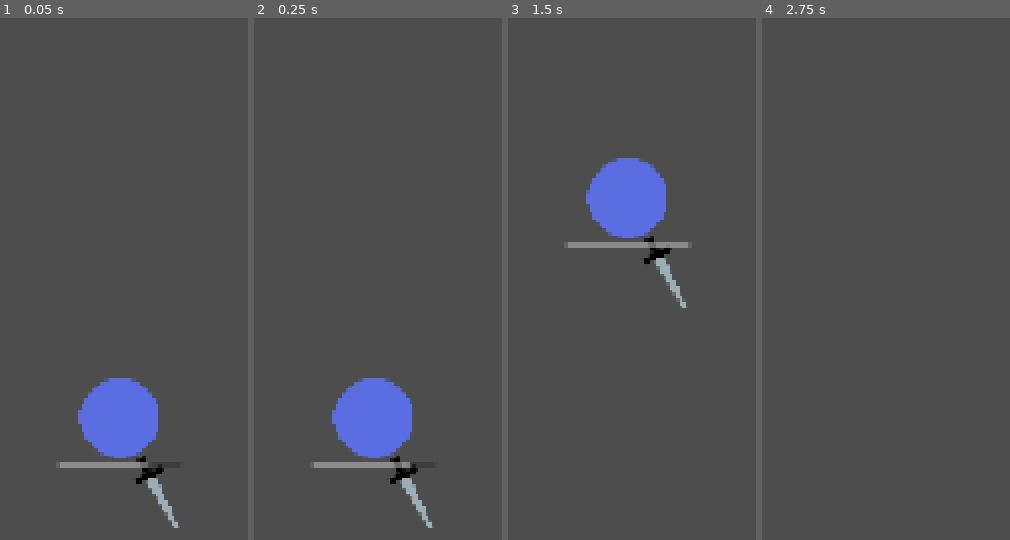
Above: before the commit, frames 1-4 (left to right).
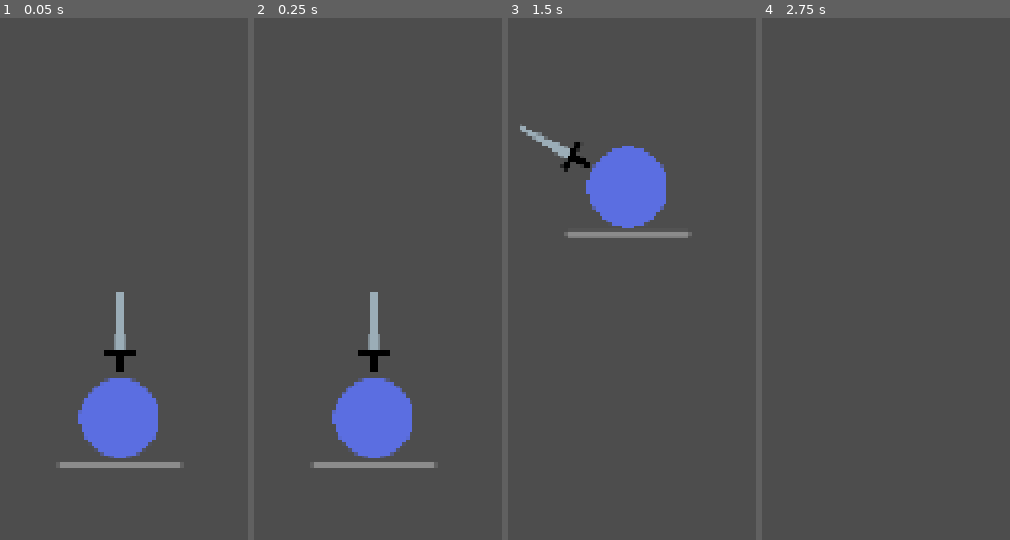
Above: after the commit, the same moments.

Repository: Traeves/Wakagashira
Game: Godot game, scene res://demo_scene.tscn
Same seed, same stepped clock (60 frames per second), same inputs: the game is played once before the commit and once after it.
Inputs (mouse positions are in pixels of both pictures, inside the frame that each line leads up to):
- Up to frame 1 (0.05 s): no input
- Up to frame 2 (0.25 s): no input
- Up to frame 3 (1.5 s): tap Enter at 0.5 s; move the mouse to (outside the picture) at 0.52 s; hold ` (toggle_capture, bound only after the commit) 0.53-1.28 s; hold W (up) from 0.53 s (still down); move the mouse to (627, 472) at 1.27 s; tap ` (toggle_capture, bound only after the commit) at 1.35 s
- Up to frame 4 (2.75 s): keep holding W (up); move the mouse to (1002, 451) at 2.02 s; hold ` (toggle_capture, bound only after the commit) from 2.03 s (still down)

The runs differ from the first frame. In frame 1, 1.4% of the frame differs, in the area x 41-75%, y 52-98%; in frame 2, 1.4%; in frame 3, 3.6%, in the area x 4-75%, y 20-56%; in frame 4, nothing differs.

Commit message:
Mouse capture and Mouse movement handling implemented
Mouse X component rotates sword side to side currently. May want to add Y component as well? Extends sword or something.

Diff:
--- a/player.gd
+++ b/player.gd
@@ -1,36 +1,44 @@
 extends CharacterBody2D
 
+## How fast the player moves.
+@export var move_speed = 200.0
+## How much max stamina the player has.
+@export var max_stamina: float = 100.0
+## How sensitive the mouse is (Greater values mean less sensitive).
+@export var swing_deadzone: float = 2.0
+## How fast the player's stamina regenerates.
+@export var stamina_regen_rate: float = 20.0
+## A constant to multiply the mouse movement by to determine the stamina cost of a swing.
+@export var swing_stamina_cost: float = 0.15
 
-@export var move_speed = 200.0
-@export var max_stamina: float = 100.0
-@export var stamina_regen_rate: float = 20.0
-@export var swing_stamina_cost: float = 0.15
-@export var swing_reduction: float = 10.0
 
 @onready var sword := $Sword
 @onready var stamina_bar := $StaminaBar
 
 
 var current_stamina: float
-var last_mouse_position : Vector2
+var mouse_direction : Vector2
+var captured : bool = false
+var mouse_delta: Vector2 = Vector2.ZERO
+
 
 func _ready() -> void:
 	current_stamina = max_stamina
-
 	stamina_bar.max_value = max_stamina
 	stamina_bar.value = current_stamina
 
-	Input.mouse_mode = Input.MOUSE_MODE_CAPTURED
 
 func _physics_process(delta: float) -> void:
-	# 1. Get the mouse movement vector
-	var mouse_movement = get_mouse_direction()
-	# 2. Get the magnitude of the swing using .length()
-	var swing_distance = mouse_movement.length()
+	var swing_distance
+	# 1. Get the mouse movement delta since last frame
+	if abs(mouse_delta) > Vector2.ONE * swing_deadzone:
+		swing_distance = mouse_delta.x
+		mouse_delta = Vector2.ZERO
+	else:
+		swing_distance = 0
 
 	# 3. Apply the stamina drain or stamina regen
-	# We check if swing distance is greater than 1.0 to avoid swining from mouse "jitters"
-	if swing_distance > 1.0:
+	if swing_distance:
 		drain_swing_stamina(swing_distance)
 	else:
 		if current_stamina < max_stamina:
@@ -46,25 +54,33 @@
 	else:
 		velocity = Vector2.ZERO
 
-
-	sword.rotation += mouse_movement.x * delta
+	sword.rotation += swing_distance * delta
 
 
 	move_and_slide()
 
 
-func get_mouse_direction() -> Vector2:
-	var new_mouse_position = get_viewport().get_mouse_position()/4.0
-	var mouse_movement = new_mouse_position - last_mouse_position
-	print(mouse_movement)
-	last_mouse_position = new_mouse_position
-	return mouse_movement
+func _input(event):
+	if event.is_action_pressed("toggle_capture"):
+		toggle_mouse_capture()
 
 
-func drain_swing_stamina(distance : float) -> void:
+func toggle_mouse_capture() -> void:
+	if captured:
+		Input.mouse_mode = Input.MOUSE_MODE_VISIBLE
+	else:
+		Input.mouse_mode = Input.MOUSE_MODE_CAPTURED
+	captured = !captured
+
+
+func _unhandled_input(event: InputEvent) -> void:
+	# Check if the movement is mouse
+	if event is InputEventMouseMotion:
+		mouse_delta = event.relative
+
+
+func drain_swing_stamina(distance: float) -> void:
 	var total_cost = distance * swing_stamina_cost
-
 	current_stamina -= total_cost
 	current_stamina = clamp(current_stamina, 0.0, max_stamina)
-
 	stamina_bar.value = current_stamina
--- a/player.tscn
+++ b/player.tscn
@@ -11,6 +11,7 @@
 size = Vector2(10, 53)
 
 [node name="Player" type="CharacterBody2D" unique_id=432388353]
+motion_mode = 1
 script = ExtResource("1_i3pqv")
 
 [node name="CollisionShape2D" type="CollisionShape2D" parent="." unique_id=372469051]
--- a/project.godot
+++ b/project.godot
@@ -44,6 +44,11 @@
 "events": [Object(InputEventKey,"resource_local_to_scene":false,"resource_name":"","device":-1,"window_id":0,"alt_press …(192 unchanged characters)…
 ]
 }
+toggle_capture={
+"deadzone": 0.2,
+"events": [Object(InputEventKey,"resource_local_to_scene":false,"resource_name":"","device":-1,"window_id":0,"alt_pressed":false,"shift_pressed":false,"ctrl_pressed":false,"meta_pressed":false,"pressed":false,"keycode":0,"physical_keycode":96,"key_label":0,"unicode":96,"location":0,"echo":false,"script":null)
+]
+}
 
 [physics]
 
